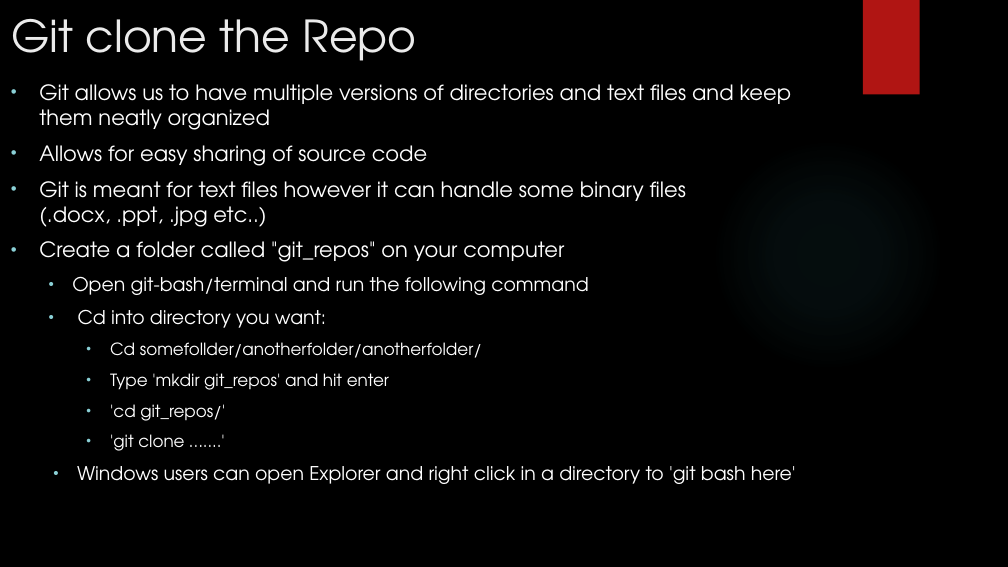
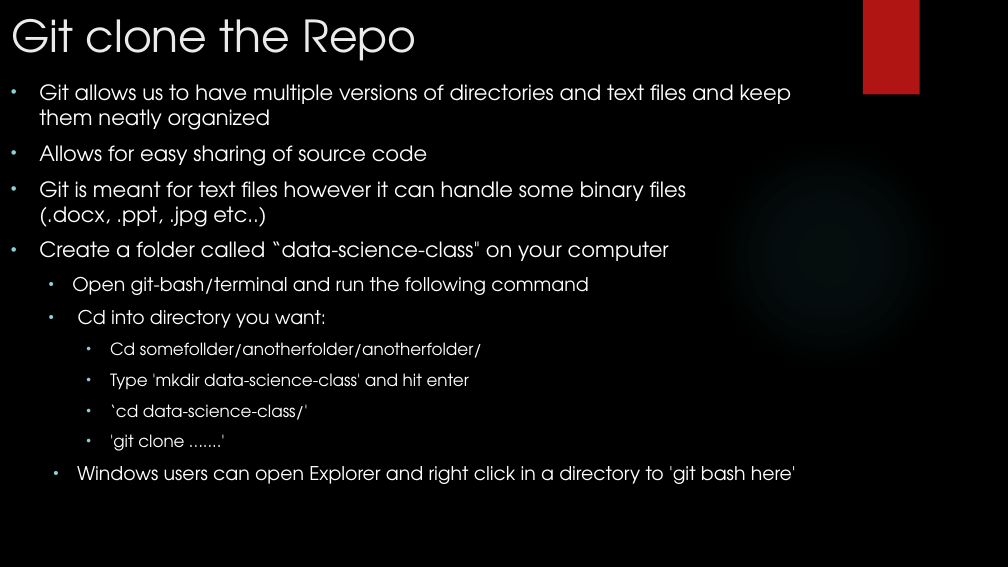
Before and after one commit to LaunchCoderGirlSTL/Data-Science-Assignments, a slide deck: slide 14 of course_material/week_01/01_Presentation.pptx. Drawn at 1008x567 pixels with LibreOffice and Linux fonts; fonts in the diff are those of the drawing; background and template pictures are left out. Boxes give left, top, right and bottom in pixels: in the first picture for what was removed or moved away, otherwise in the second. Text is boxed around its words. In the diff, an @@ line names an element or a change of style, - is before the commit and + after.

```diff
--- a/course_material/week_01/01_Presentation.pptx
+++ b/course_material/week_01/01_Presentation.pptx
@@ text at (39,241,669,261): text changed @@
-• Create a folder called "git_repos" on your computer
+• Create a folder called “data-science-class" on your computer
@@ text at (110,373,469,420): text changed @@
-    • Type 'mkdir git_repos' and hit enter
-    • 'cd git_repos/'
+    • Type 'mkdir data-science-class' and hit enter
+    • ‘cd data-science-class/'
```
Also in this commit, not shown: 4 other slides changed, 1 slide added, 1 other file.
